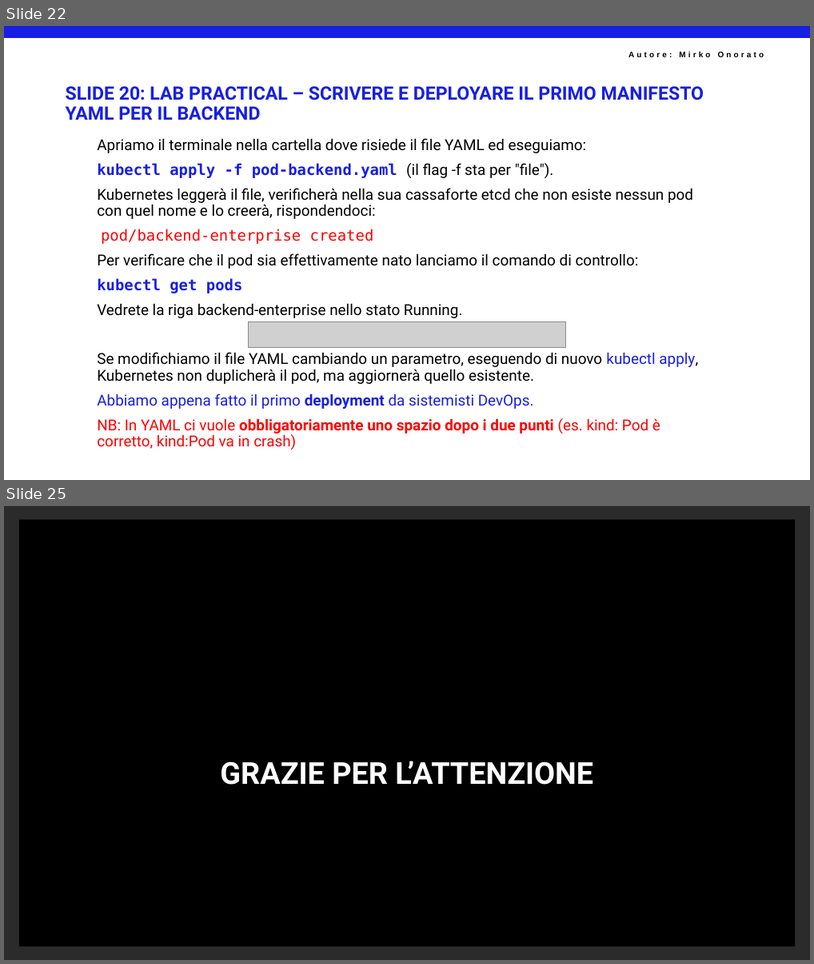
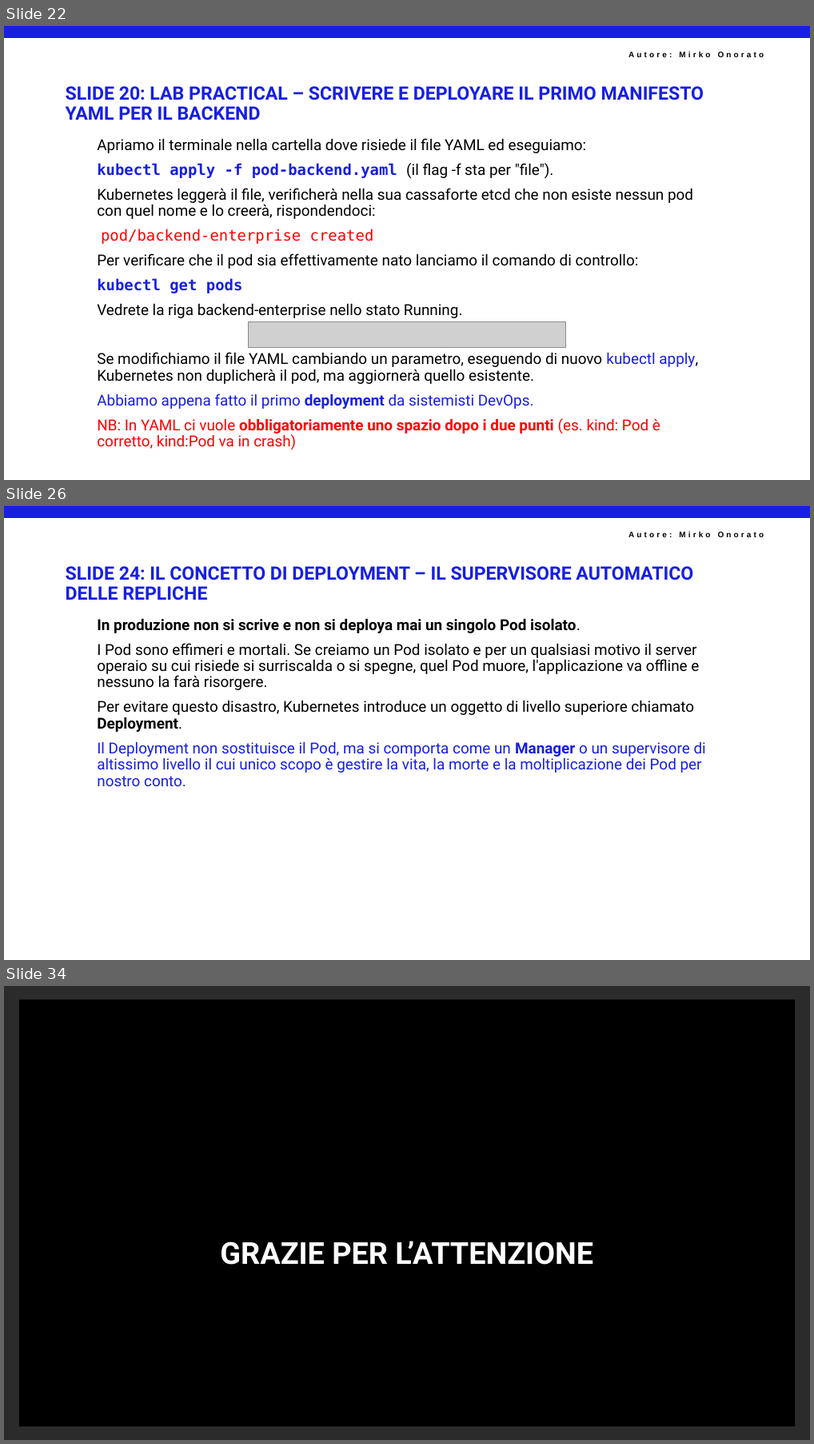
Before and after one commit to mirkoSkF/Docker-Slides, a slide deck: 4 - Kubernates. IL PASSAGGIO DA DOCKER COMPOSE ALL'ORCHESTRAZIONE ENTERPRISE.pptx. Shown one above the other, each under a label of ours: slides 22 and 25 before the commit, slides 22, 26 and 34 after it; the slides between them are not shown. The pictures are 814x964 and 814x1444 pixels, drawn with LibreOffice and Linux fonts; fonts in the diff are those of the drawing; grey boxes stand for pictures; background and template pictures are left out; a plain dark background stands for a picture behind light text. Boxes give left, top, right and bottom in pixels: in the first picture for what was removed or moved away, otherwise in the second. Text is boxed around its words. In the diff, an @@ line names an element or a change of style, - is before the commit and + after.

```diff
--- a/4 - Kubernates. IL PASSAGGIO DA DOCKER COMPOSE ALL'ORCHESTRAZIONE ENTERPRISE.pptx
+++ b/4 - Kubernates. IL PASSAGGIO DA DOCKER COMPOSE ALL'ORCHESTRAZIONE ENTERPRISE.pptx
@@ slide 26 added at box(4, 506, 810, 960), background #FFFFFF; not listed: 2 template elements that a slide beside it also shows @@
@@ title added at box(66, 566, 694, 600), 22 pt, text #171FE2, bold @@
+SLIDE 24: IL CONCETTO DI DEPLOYMENT – IL SUPERVISORE AUTOMATICO DELLE REPLICHE
@@ text added at box(97, 618, 706, 786), 18 pt, text #000000 @@
+In produzione non si scrive e non si deploya mai un singolo Pod isolato.
+I Pod sono effimeri e mortali. Se creiamo un Pod isolato e per un qualsiasi motivo il server operaio su cui risiede si surriscalda o si spegne, quel Pod muore, l'applicazione va offline e nessuno la farà risorgere.
+Per evitare questo disastro, Kubernetes introduce un oggetto di livello superiore chiamato Deployment.
+Il Deployment non sostituisce il Pod, ma si comporta come un Manager o un supervisore di altissimo livello il cui unico scopo è gestire la vita, la morte e la moltiplicazione dei Pod per nostro conto.
@@ what was slide 25 is now slide 34 @@
```
Also in this commit, not shown: 2 slides changed, 8 other slides added.
